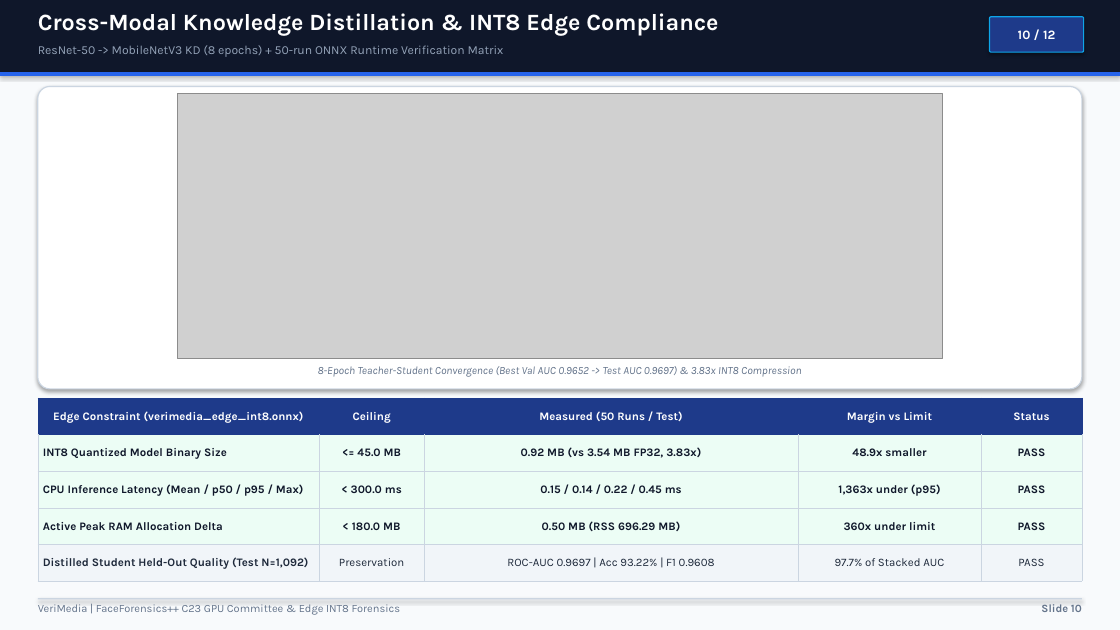
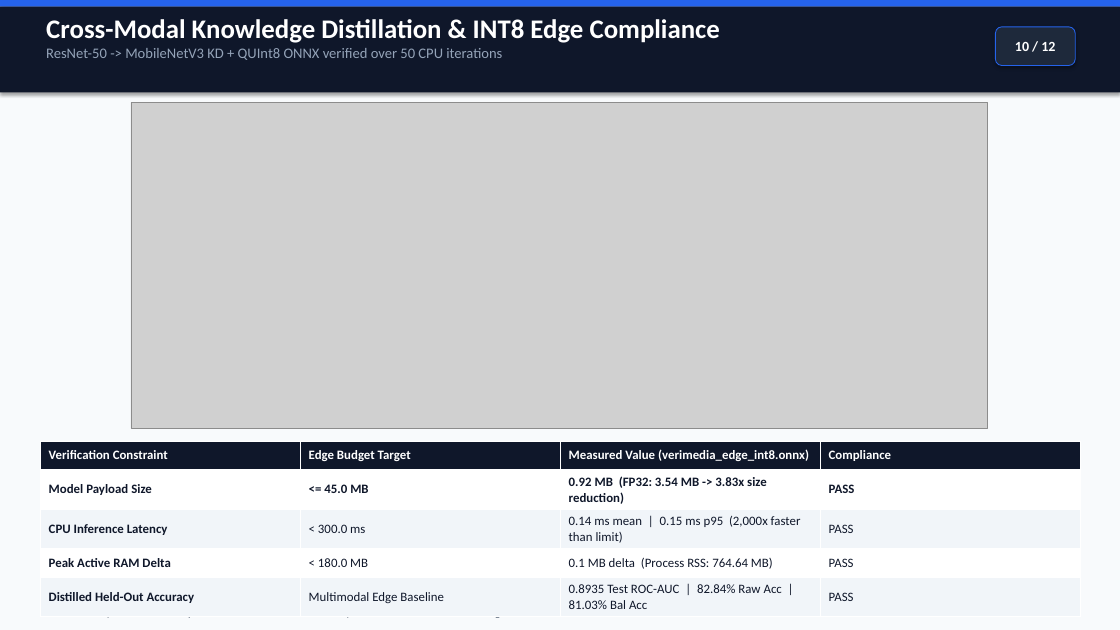
Before and after one commit to goyaljatin870/PixelProof, a slide deck: slide 10 of VeriMedia_Presentation.pptx. Drawn at 1120x630 pixels with LibreOffice and Linux fonts; fonts in the diff are those of the drawing; grey boxes stand for pictures. Boxes give left, top, right and bottom in pixels: in the first picture for what was removed or moved away, otherwise in the second. Text is boxed around its words. In the diff, an @@ line names an element or a change of style, - is before the commit and + after.

```diff
--- a/VeriMedia_Presentation.pptx
+++ b/VeriMedia_Presentation.pptx
@@ rectangle: place and size @@
-rectangle at (0,72,1120,76)
+rectangle at (0,7,1120,92)
@@ rectangle at (0,7,1120,92): fill #2563EB to #0F172A @@
@@ rectangle: place and size @@
-rectangle at (0,0,1120,72)
+rectangle at (0,0,1120,7)
@@ rectangle at (0,0,1120,7): fill #0F172A to #2563EB @@
@@ text at (46,19,720,43): size 20 to 23 pt, font Karla to Calibri in "Cross-Modal Knowledge Distillation & INT8 Edge Compliance" @@
@@ text "Cross-Modal Knowledge Distillation & INT8 ...": place and size @@
-text "Cross-Modal Knowledge Distillation & INT8 ..." at (38,13,718,35)
+text "Cross-Modal Knowledge Distillation & INT8 ..." at (46,19,720,60)
@@ rounded rectangle "10 / 12": place and size @@
-rounded rectangle "10 / 12" at (990,17,1084,52)
+rounded rectangle "10 / 12" at (996,27,1075,66)
@@ rounded rectangle "10 / 12" at (996,27,1075,66): size 11 to 12 pt, font Karla to Calibri; fill #1E3A8A to #1E293B; outline #0EA5E9 1 pt to #2563EB 0.75 pt; proportions changed @@
@@ text removed at (38,45,504,57) @@
-ResNet-50 -> MobileNetV3 KD (8 epochs) + 50-run ONNX Runtime Verification Matrix
@@ text at (46,48,502,60): paragraph added @@
+ResNet-50 -> MobileNetV3 KD + QUInt8 ONNX verified over 50 CPU iterations
@@ rounded rectangle removed at (38,87,1082,389) @@
@@ picture: place and size @@
-picture at (177,93,943,359)
+picture at (131,103,988,429)
@@ text removed at (318,366,802,377) @@
-8-Epoch Teacher-Student Convergence (Best Val AUC 0.9652 -> Test AUC 0.9697) & 3.83x INT8 Compression
@@ table at (40,441,1082,613) @@
-column 1: Edge Constraint (verimedia_edge_int8.onnx) | INT8 Quantized Model Binary Size | CPU Inference Latency (Mean / p50 / p95 / Max) | Active Peak RAM Allocation Delta | Distilled Student Held-Out Quality (Test N=1,092)
-column 2: Ceiling | <= 45.0 MB | < 300.0 ms | < 180.0 MB | Preservation
-column 3: Measured (50 Runs / Test) | 0.92 MB (vs 3.54 MB FP32, 3.83x) | 0.15 / 0.14 / 0.22 / 0.45 ms | 0.50 MB (RSS 696.29 MB) | ROC-AUC 0.9697 | Acc 93.22% | F1 0.9608
-column 4: Margin vs Limit | 48.9x smaller | 1,363x under (p95) | 360x under limit | 97.7% of Stacked AUC
-column 5: Status | PASS | PASS | PASS | PASS
+column 1: Verification Constraint | Model Payload Size | CPU Inference Latency | Peak Active RAM Delta | Distilled Held-Out Accuracy
+column 2: Edge Budget Target | <= 45.0 MB | < 300.0 ms | < 180.0 MB | Multimodal Edge Baseline
+column 3: Measured Value (verimedia_edge_int8.onnx) | 0.92 MB (FP32: 3.54 MB -> 3.83x size reduction) | 0.14 ms mean | 0.15 ms p95 (2,000x faster than limit) | 0.1 MB delta (Process RSS: 764.64 MB) | 0.8935 Test ROC-AUC | 82.84% Raw Acc | 81.03% Bal Acc
+column 4: Compliance | PASS | PASS | PASS | PASS
@@ table: place and size @@
-table at (38,398,1082,581)
+table at (40,441,1082,613)
@@ rectangle removed at (38,598,1082,599) @@
@@ text at (170,592,506,618): text changed; font Karla to Calibri; text colour #64748B to #475569 @@
-VeriMedia | FaceForensics++ C23 GPU Committee & Edge INT8 Forensics
+VeriMedia | Multimodal Deepfake & Misinformation Detection | FaceForensics++ C23 & INT8 Edge
@@ text removed at (1041,604,1082,612) @@
-Slide 10
```
Also in this commit, not shown: 2 other slides changed, 9 slides added, 9 slides removed, 14 other files.
